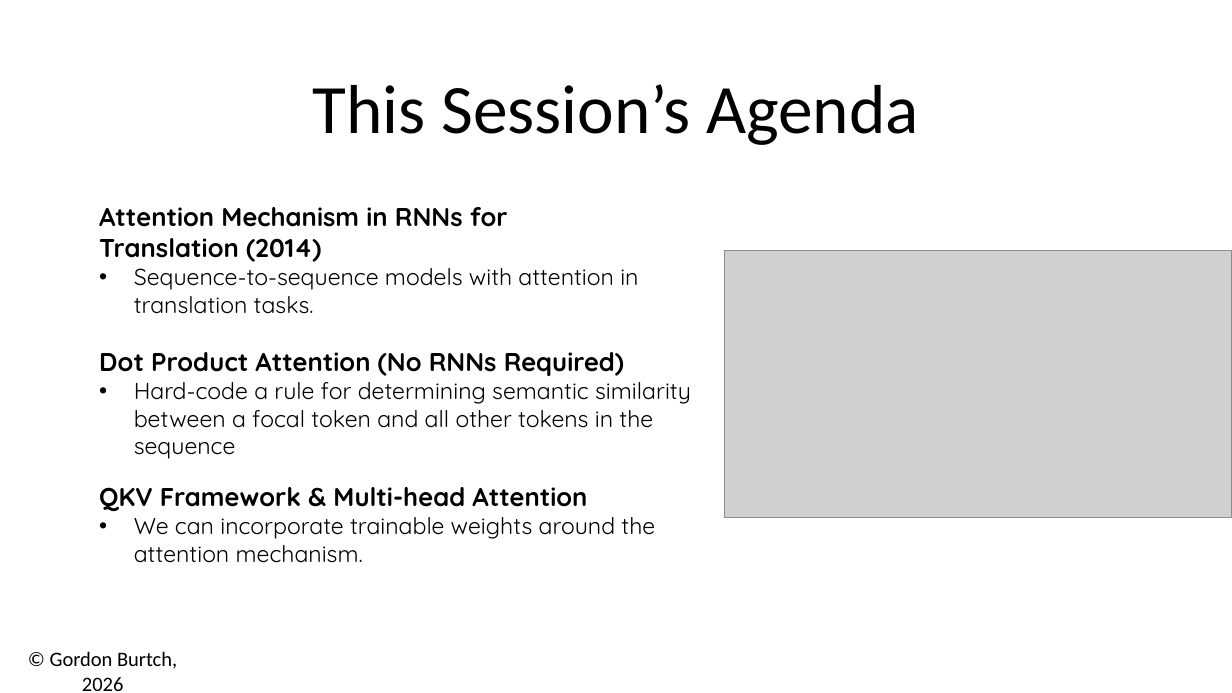
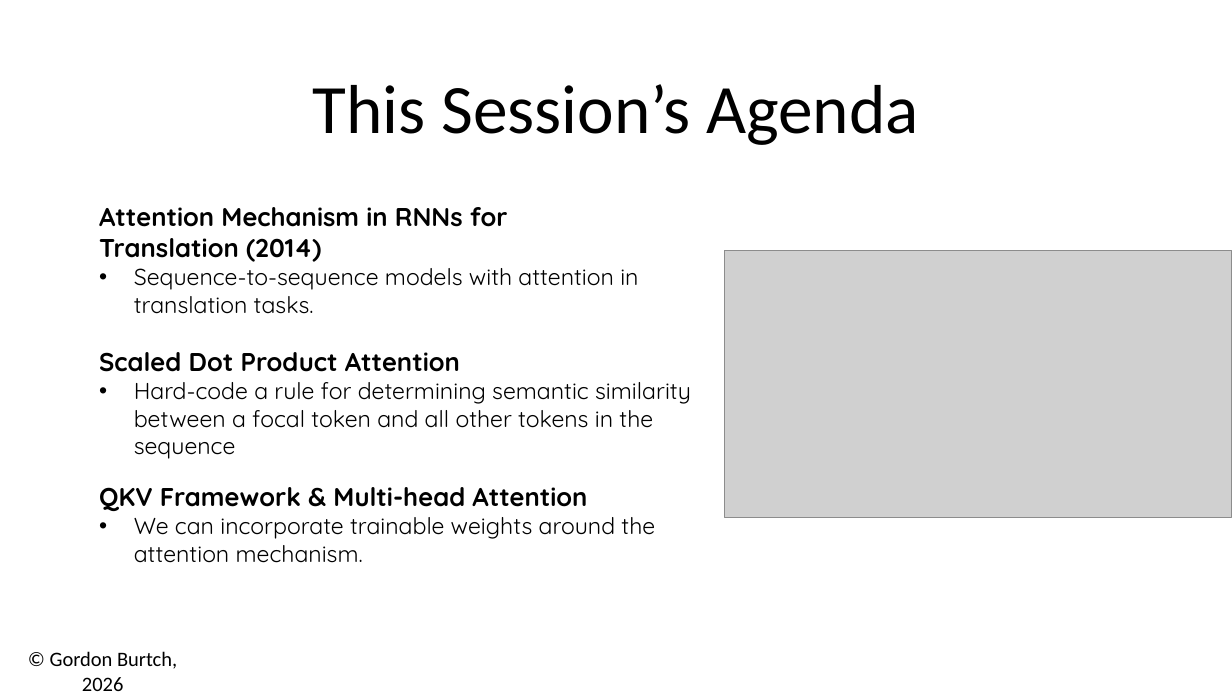
Before and after one commit to gburtch/BA510-2026, a slide deck: slide 3 of Week 9/9.1 - Attention and Transformers.pptx (slide 2 before the commit). Drawn at 1232x693 pixels with LibreOffice and Linux fonts; fonts in the diff are those of the drawing; grey boxes stand for pictures. Boxes give left, top, right and bottom in pixels: in the first picture for what was removed or moved away, otherwise in the second. Text is boxed around its words. In the diff, an @@ line names an element or a change of style, - is before the commit and + after.

```diff
--- a/Week 9/9.1 - Attention and Transformers.pptx
+++ b/Week 9/9.1 - Attention and Transformers.pptx
@@ text at bbox=[99, 352, 460, 372]: text changed @@
-Dot Product Attention (No RNNs Required)
+Scaled Dot Product Attention
```
Also in this commit, not shown: 3 other slides changed, 1 slide added, 2 slides removed, 3 other files.
